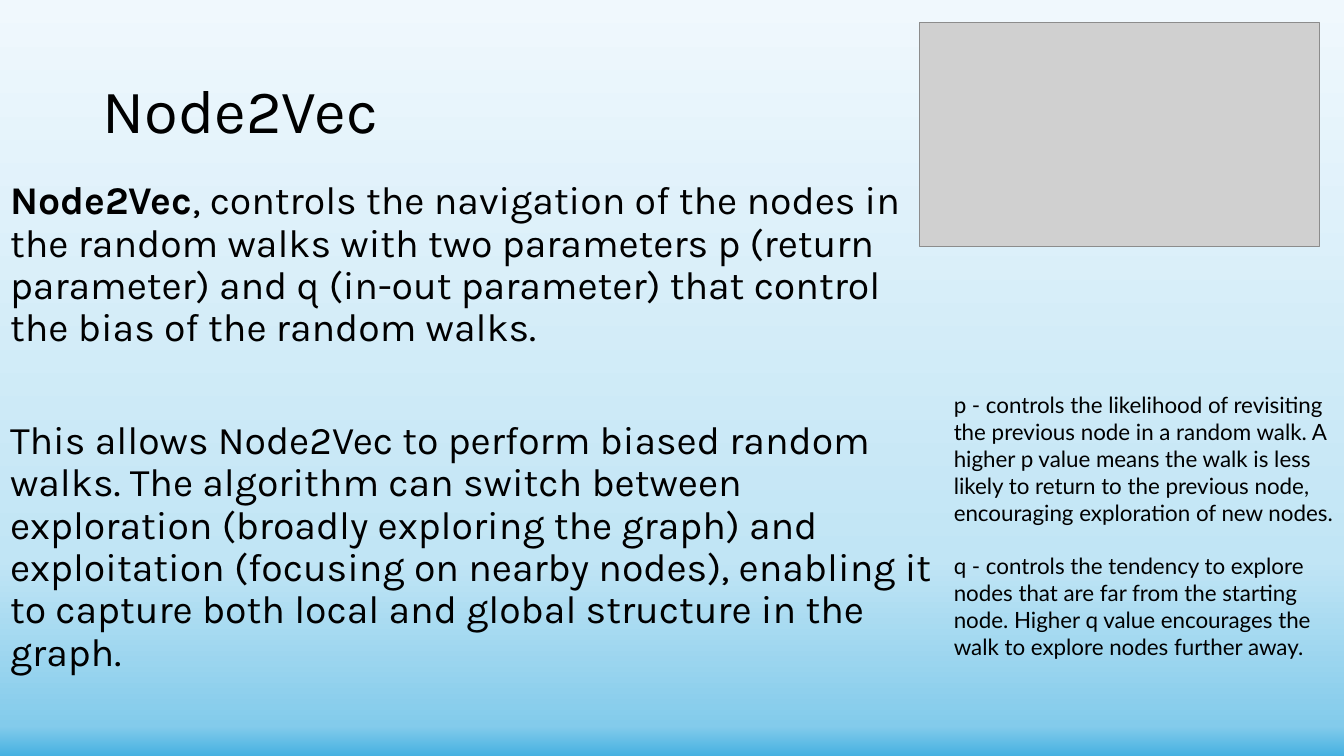
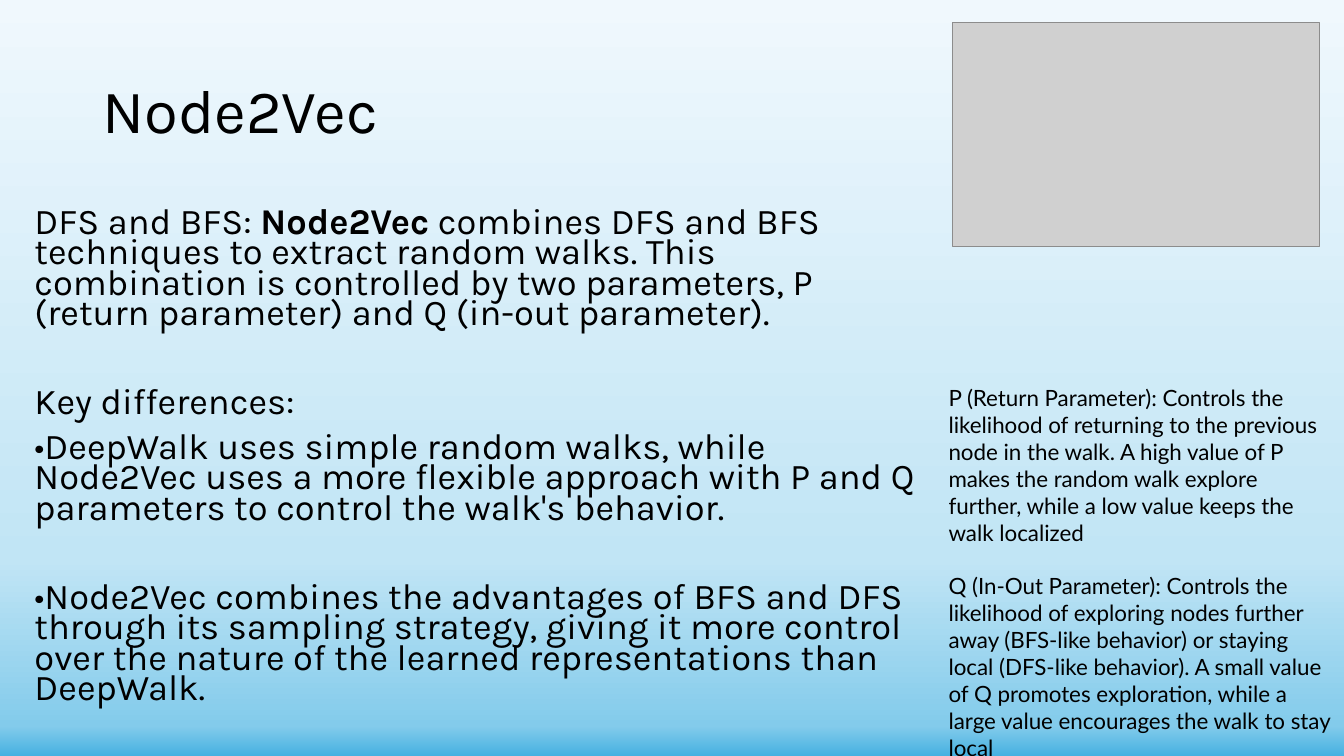
Before and after one commit to shachar700/Graph-Embedding, a slide deck: slide 13 of doc/Graph-Embedding Presentation.pptx. Drawn at 1344x756 pixels with LibreOffice and Linux fonts; fonts in the diff are those of the drawing; grey boxes stand for pictures. Boxes give left, top, right and bottom in pixels: in the first picture for what was removed or moved away, otherwise in the second. Text is boxed around its words. In the diff, an @@ line names an element or a change of style, - is before the commit and + after.

```diff
--- a/doc/Graph-Embedding Presentation.pptx
+++ b/doc/Graph-Embedding Presentation.pptx
@@ picture: place and size @@
-picture at (921, 23, 1320, 247)
+picture at (953, 23, 1320, 247)
@@ text at (34, 209, 915, 709): text changed; size 28 to 25.9 pt @@
-Node2Vec, controls the navigation of the nodes in the random walks with two parameters p (return parameter) and q (in-out parameter) that control the bias of the random walks.
-This allows Node2Vec to perform biased random walks. The algorithm can switch between exploration (broadly exploring the graph) and exploitation (focusing on nearby nodes), enabling it to capture both local and global structure in the graph.
+DFS and BFS: Node2Vec combines DFS and BFS techniques to extract random walks. This combination is controlled by two parameters, P (return parameter) and Q (in-out parameter).
+Key differences:
+•DeepWalk uses simple random walks, while Node2Vec uses a more flexible approach with P and Q parameters to control the walk's behavior.
+•Node2Vec combines the advantages of BFS and DFS through its sampling strategy, giving it more control over the nature of the learned representations than DeepWalk.
@@ text at (949, 389, 1321, 729): text changed @@
-p - controls the likelihood of revisiting the previous node in a random walk. A higher p value means the walk is less likely to return to the previous node, encouraging exploration of new nodes.
-q - controls the tendency to explore nodes that are far from the starting node. Higher q value encourages the walk to explore nodes further away.
+P (Return Parameter): Controls the likelihood of returning to the previous node in the walk. A high value of P makes the random walk explore further, while a low value keeps the walk localized
+Q (In-Out Parameter): Controls the likelihood of exploring nodes further away (BFS-like behavior) or staying local (DFS-like behavior). A small value of Q promotes exploration, while a large value encourages the walk to stay local
```
Also in this commit, not shown: 14 other slides changed, 3 other files.
